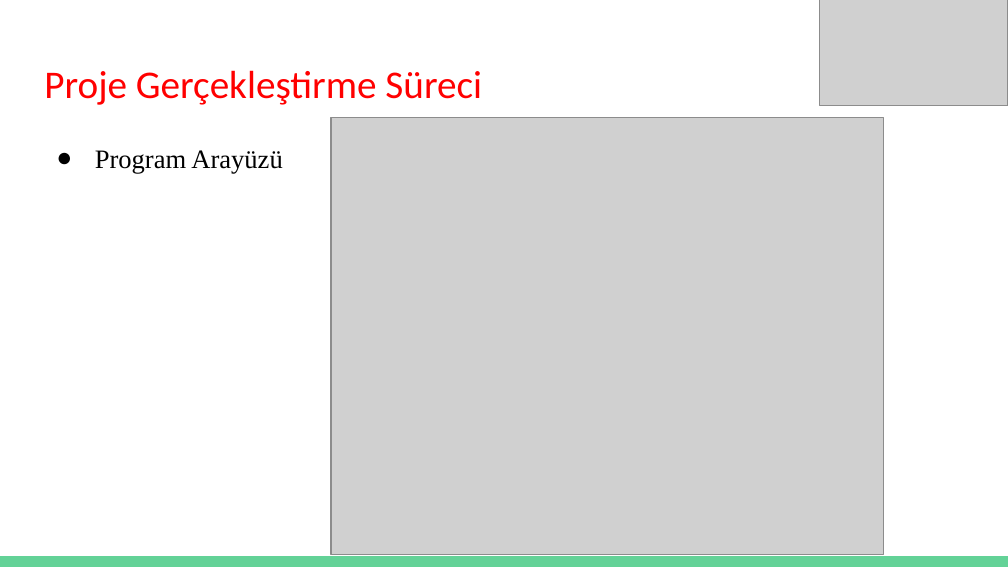
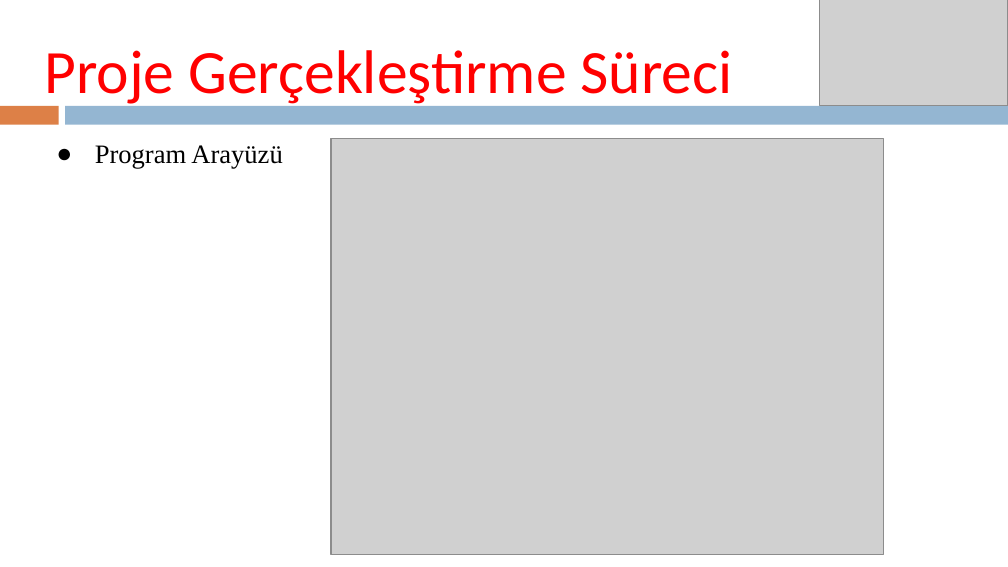
Before and after one commit to PPE2020Ankara/Grup1, a slide deck: slide 10 of Rapor/Grup-1.pptx. Drawn at 1008x567 pixels with LibreOffice and Linux fonts; fonts in the diff are those of the drawing; grey boxes stand for pictures. Boxes give left, top, right and bottom in pixels: in the first picture for what was removed or moved away, otherwise in the second. Text is boxed around its words. In the diff, an @@ line names an element or a change of style, - is before the commit and + after.

```diff
--- a/Rapor/Grup-1.pptx
+++ b/Rapor/Grup-1.pptx
@@ title "Proje Gerçekleştirme Süreci" moved from (x1=44, y1=70, x2=482, y2=105) to (x1=44, y1=50, x2=733, y2=108) @@
@@ title "Proje Gerçekleştirme Süreci" at (x1=44, y1=50, x2=733, y2=108): size 28 to 44 pt @@
@@ rectangle added at (x1=0, y1=106, x2=58, y2=125), fill #DD8047 @@
@@ rectangle added at (x1=66, y1=106, x2=1008, y2=125), fill #94B6D2 @@
@@ text "Program Arayüzü" at (x1=95, y1=145, x2=282, y2=169): line spacing 1.15 to 1 @@
@@ picture resized from (x1=331, y1=118, x2=883, y2=554) to (x1=331, y1=138, x2=883, y2=554) @@
@@ rectangle removed at (x1=0, y1=556, x2=1008, y2=567) @@
```
Also in this commit, not shown: 10 other slides changed, 3 slides added, 1 slide removed.
